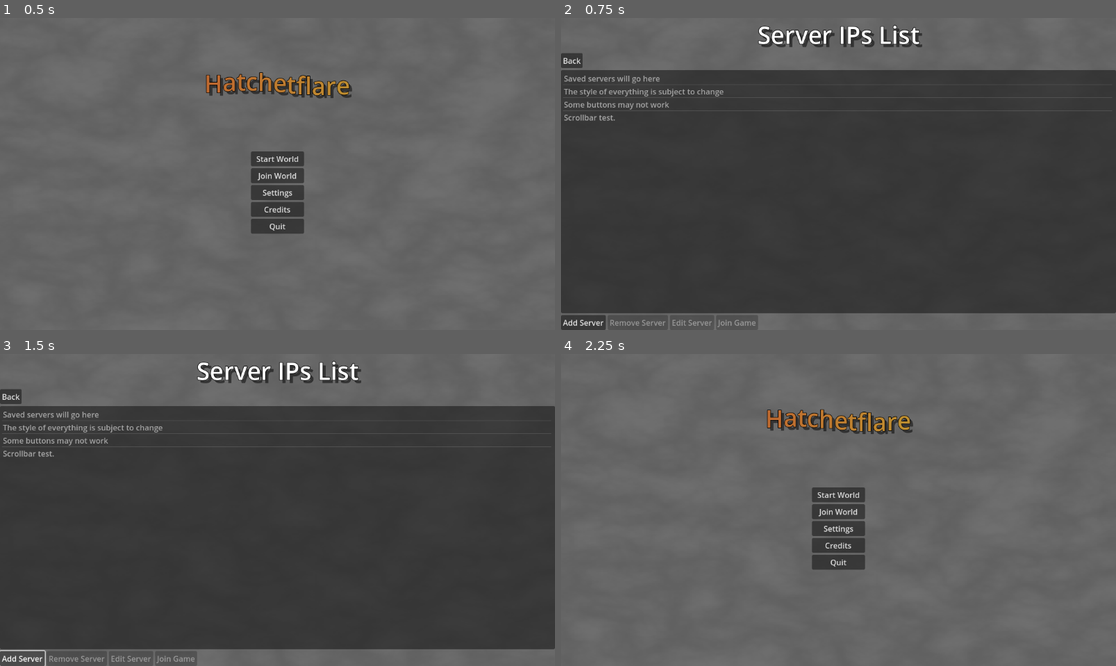
Above: before the commit, frames 1-4 (two rows, left to right).
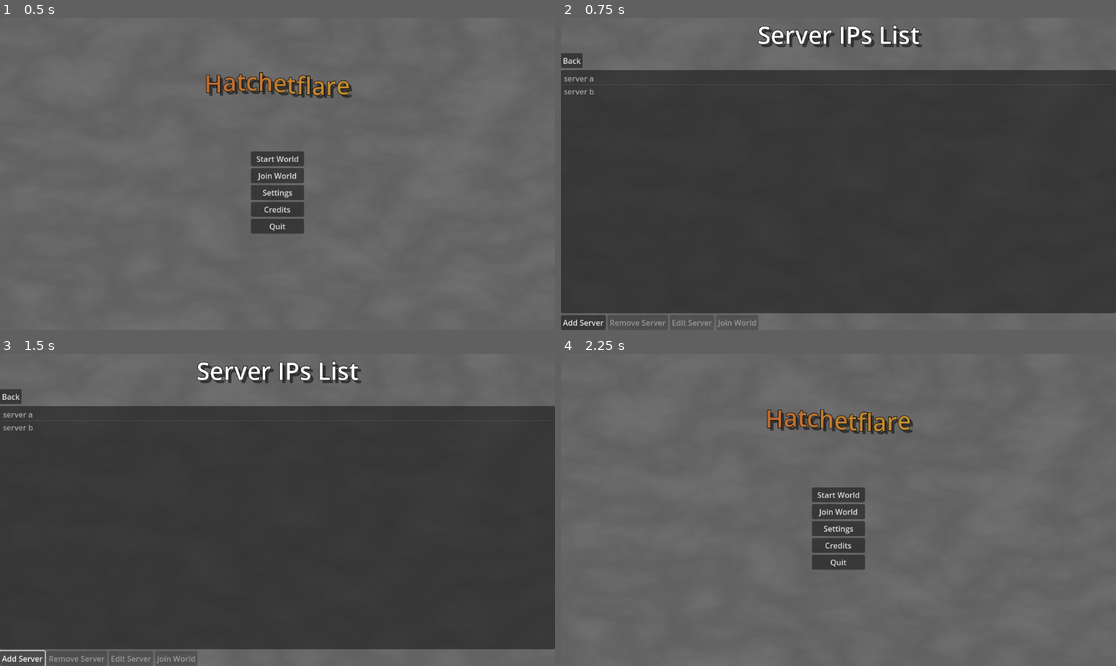
Above: after the commit, the same moments.

Repository: pixerhp/Hatchetflair
Game: Godot game, scene res://scenes/main_menu.tscn
Same seed, same stepped clock (60 frames per second), same inputs: the game is played once before the commit and once after it.
Inputs:
- Up to frame 1 (0.5 s): no input
- Up to frame 2 (0.75 s): click "Join World" at 0.5 s
- Up to frame 3 (1.5 s): click "Add Server" at 1.25 s
- Up to frame 4 (2.25 s): click "Back" at 2 s

Frame 1 is identical in both runs. In frame 2, 0.8% of the frame differs, in the area x 0-99%, y 18-99%; in frame 3, 0.8%; in frame 4, nothing differs.

Commit message:
Join menu progress

Diff:
--- a/scenes/main_menu.tscn
+++ b/scenes/main_menu.tscn
@@ -433,11 +433,9 @@
 custom_minimum_size = Vector2(500, 100)
 layout_mode = 2
 size_flags_vertical = 3
-item_count = 4
-item_0/text = "Saved servers will go here"
-item_1/text = "The style of everything is subject to change"
-item_2/text = "Some buttons may not work"
-item_3/text = "Scrollbar test."
+item_count = 2
+item_0/text = "server a"
+item_1/text = "server b"
 
 [node name="ServerButtons" type="HBoxContainer" parent="Menus/JoinScreen/JoinScreenUI"]
 layout_mode = 2
@@ -456,10 +454,10 @@
 disabled = true
 text = "Edit Server"
 
-[node name="JoinGame" type="Button" parent="Menus/JoinScreen/JoinScreenUI/ServerButtons"]
+[node name="JoinServer" type="Button" parent="Menus/JoinScreen/JoinScreenUI/ServerButtons"]
 layout_mode = 2
 disabled = true
-text = "Join Game"
+text = "Join World"
 
 [node name="NewServerPopup" type="Panel" parent="Menus/JoinScreen"]
 visible = false
@@ -844,7 +842,9 @@
 [connection signal="pressed" from="Menus/WorldsScreen/WorldsScreenUI/WorldButtons/DuplicateWorld" to="Menus/WorldsScreen" method="_on_duplicate_world_pressed"]
 [connection signal="pressed" from="Menus/WorldsScreen/WorldsScreenUI/WorldButtons/PlayWorld" to="Menus/WorldsScreen" method="_on_play_button_pressed"]
 [connection signal="pressed" from="Menus/JoinScreen/JoinScreenUI/BackButton/Back" to="." method="open_menu" binds= ["TitleScreen"]]
-[connection signal="pressed" from="Menus/JoinScreen/JoinScreenUI/ServerButtons/JoinGame" to="Menus/JoinScreen" method="join_server"]
+[connection signal="item_activated" from="Menus/JoinScreen/JoinScreenUI/SavedServersList" to="Menus/JoinScreen" method="join_server"]
+[connection signal="item_selected" from="Menus/JoinScreen/JoinScreenUI/SavedServersList" to="Menus/JoinScreen" method="_on_servers_list_item_selected" unbinds=1]
+[connection signal="pressed" from="Menus/JoinScreen/JoinScreenUI/ServerButtons/JoinServer" to="Menus/JoinScreen" method="_on_join_button_pressed"]
 [connection signal="pressed" from="Menus/SettingsScreen/SettingsButtons/Back" to="." method="open_menu" binds= ["TitleScreen"]]
 [connection signal="pressed" from="Menus/CreditsScreen/Back" to="." method="open_menu" binds= ["TitleScreen"]]
 [connection signal="pressed" from="Menus/NetworkInfoOverlay/BackButton" to="." method="network_status_update" binds= ["Pressed back button", false, false]]
--- a/scripts/menu_join.gd
+++ b/scripts/menu_join.gd
@@ -1,20 +1,45 @@
 extends Control
 
-@onready var add_server_button: Button = $JoinScreenUI/ServerButtons/AddServer
-@onready var remove_server_button: Button = $JoinScreenUI/ServerButtons/RemoveServer
+@onready var servers_list_text = get_node("JoinScreenUI/SavedServersList")
+var servers_names = []
+var servers_ips = []
 
 
 # Called when the node enters the scene tree for the first time.
 func _ready():
 	pass # Replace with function body.
 
-# Called every frame. 'delta' is the elapsed time since the previous frame.
-func _process(delta):
+
+# Attempts to join the selected server.
+func join_server(server_index: int = 0):
+	# UPDATE THIS TO WORK WITH THE SELECTED SERVER IP LATER.
+	NetworkManager.start_game(true, false, true, "127.0.0.1")
 	pass
 
 
-# Attempts to join the selected server.
-func join_server():
-	# UPDATE THIS TO WORK WITH THE SELECTED SERVER IP LATER.
-	NetworkManager.start_game(true, false, true, "127.0.0.1")
-	pass
+func _on_join_button_pressed():
+	if not servers_list_text.get_selected_items().is_empty(): # Don't do anything if no worlds are selected.
+		join_server()
+
+
+func _on_servers_list_item_selected():
+	hide_all_servers_menu_popups()
+	var remove_server_button: Button = $JoinScreenUI/ServerButtons/RemoveServer
+	remove_server_button.disabled = false
+	var edit_server_button: Button = $JoinScreenUI/ServerButtons/EditServer
+	edit_server_button.disabled = false
+	var join_server_button: Button = $JoinScreenUI/ServerButtons/JoinServer
+	join_server_button.disabled = false
+
+func hide_all_servers_menu_popups():
+	get_node("NewServerPopup").hide()
+	get_node("EditServerPopup").hide()
+	get_node("RemoveServerPopup").hide()
+
+func disable_server_selected_requiring_buttons():
+	var remove_server_button: Button = $JoinScreenUI/ServerButtons/RemoveServer
+	remove_server_button.disabled = true
+	var edit_server_button: Button = $JoinScreenUI/ServerButtons/EditServer
+	edit_server_button.disabled = true
+	var join_server_button: Button = $JoinScreenUI/ServerButtons/JoinServer
+	join_server_button.disabled = true
--- a/scripts/network_manager.gd
+++ b/scripts/network_manager.gd
@@ -24,7 +24,7 @@
 		if is_player:
 			# Spawn a player for the host.
 			player_connected(multiplayer.get_unique_id())
-			network_status_update.emit("Playing as host.", true, false)
+			network_status_update.emit("Playing world as host.", true, false)
 		multiplayer.multiplayer_peer.refuse_new_connections = not allow_others
 	else:
 		start_client(ip_address)
